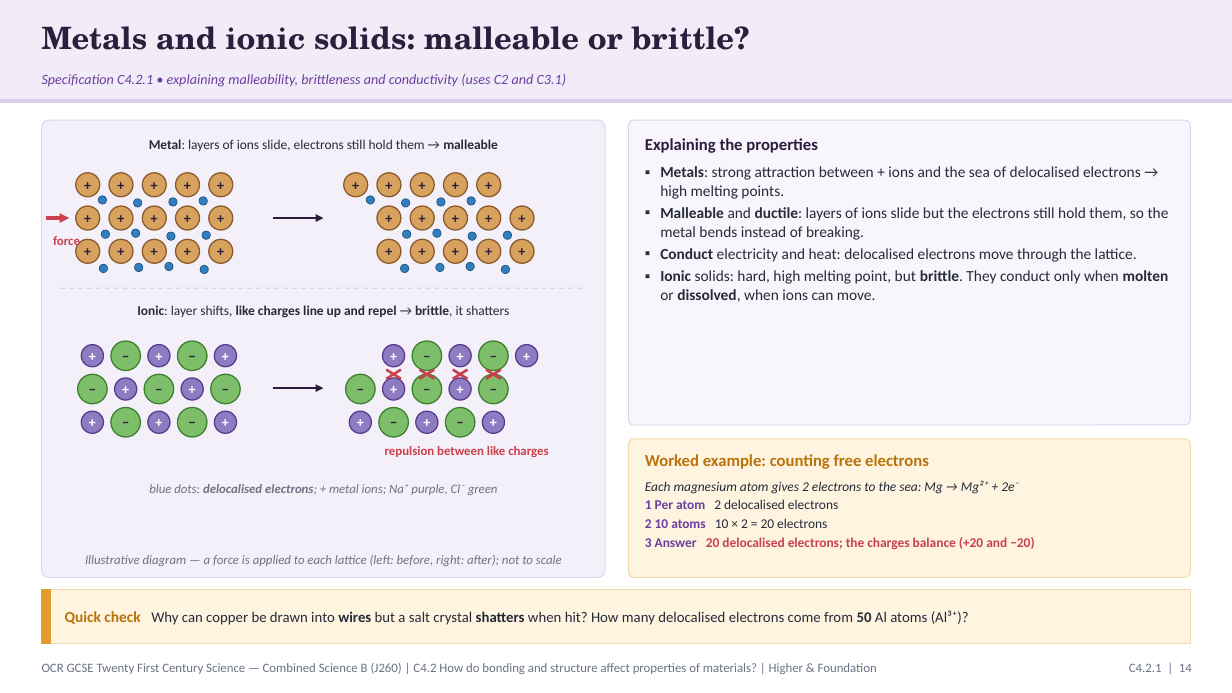
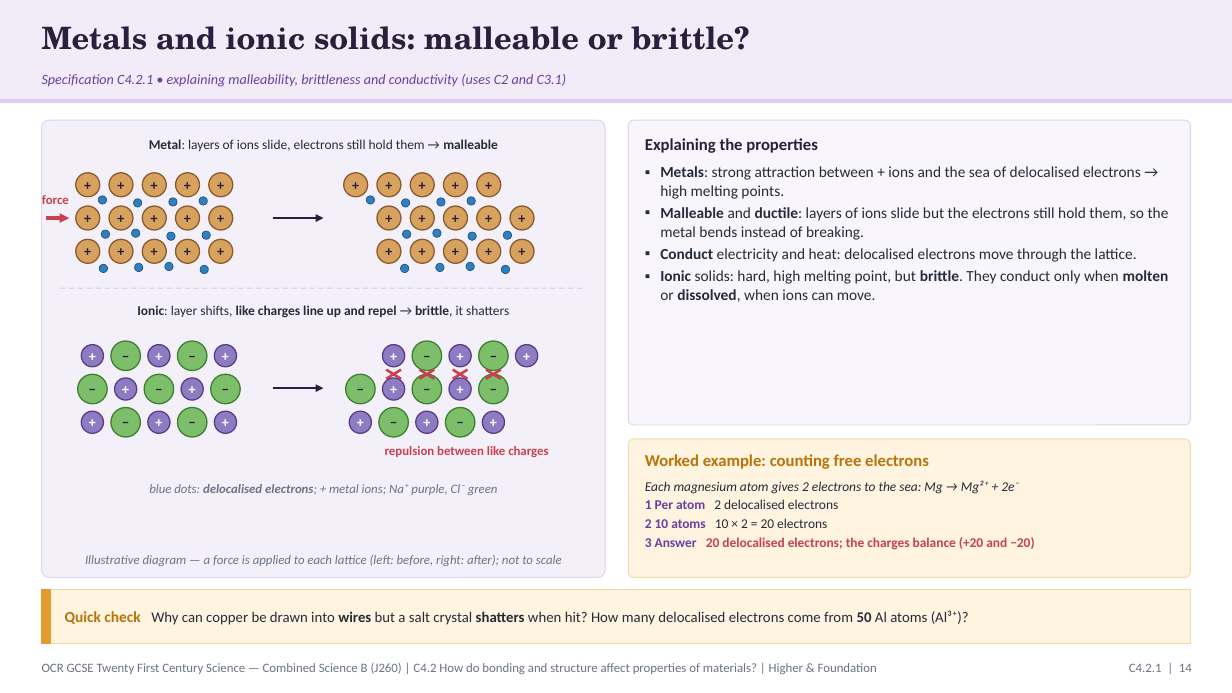
Before and after one commit to pstephenphilip-ship-it/Piri-MBBS, a slide deck: slide 14 of gcse-slides/ocr-chemistry/OCR21C_C4.2_BondingProperties_Combined.pptx. Drawn at 1232x693 pixels with LibreOffice and Linux fonts; fonts in the diff are those of the drawing. Boxes give left, top, right and bottom in pixels: in the first picture for what was removed or moved away, otherwise in the second. Text is boxed around its words. In the diff, an @@ line names an element or a change of style, - is before the commit and + after.

```diff
--- a/gcse-slides/ocr-chemistry/OCR21C_C4.2_BondingProperties_Combined.pptx
+++ b/gcse-slides/ocr-chemistry/OCR21C_C4.2_BondingProperties_Combined.pptx
@@ text "force" rewrapped from [53,236,80,249] to [42,195,69,204] @@
```
Also in this commit, not shown: 1 other slide changed, 1 other file.
